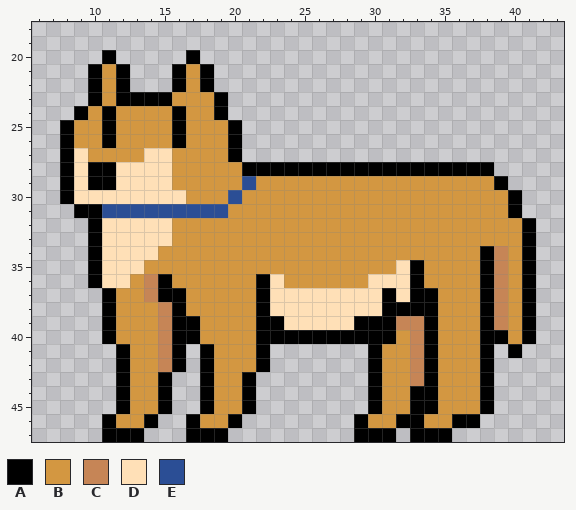
File history of a pixel-art sprite, assets/art/sprites/level1Sprites/crazyDog.png. The first picture shows the starting point.
The file is 48x48 pixels. Colours within 5 levels of each other are drawn and written as one. Shown: x 6..43, y 18..47.
Palette (. is transparent): A #000000  B #d39741  C #c68556  D #ffe0b7  E #2b4e95
After:
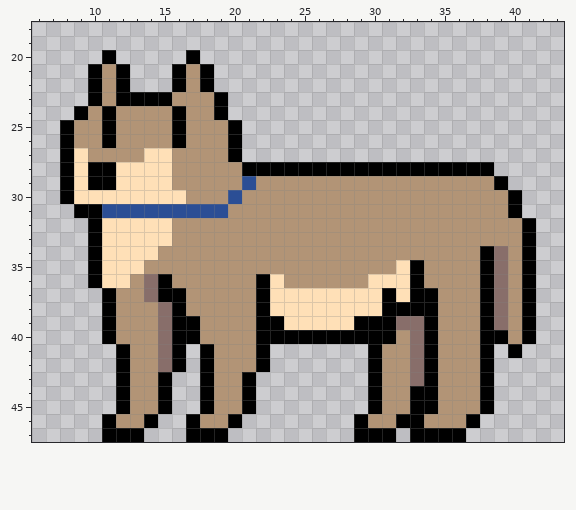
From old to new:
colour B: #d39741 -> #b29476
colour C: #c68556 -> #886e6a
y 46: x 36 A -> B
y 47: x 36 . -> A
Pixel boxes of the changes (left, top, right, bottom) in both pictures:
changed: (74, 64, 522, 442)
